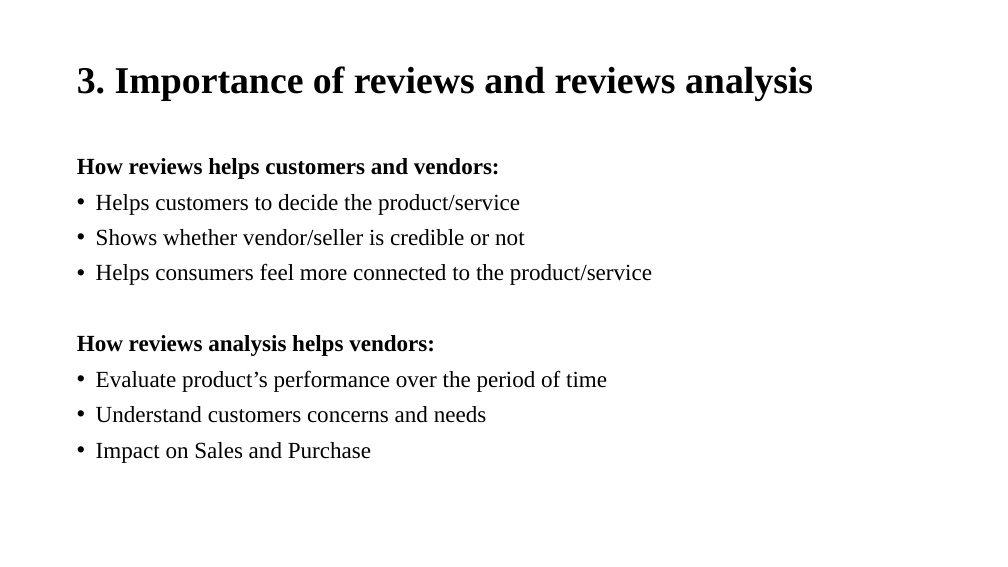
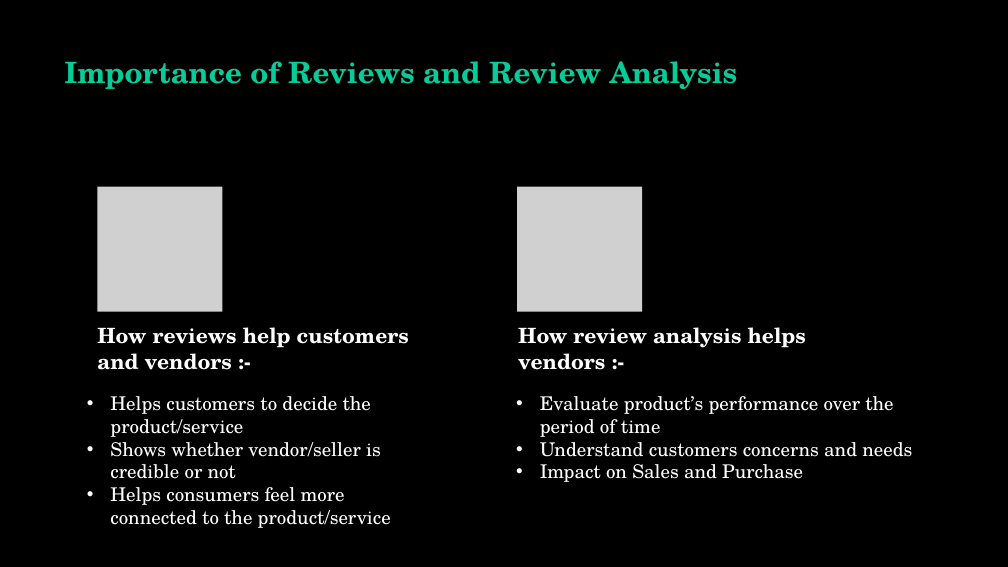
Before and after one commit to vibhutivadje/Text_Mining_Project, a slide deck: slide 8 of Text_Mining_Presentation.pptx (slide 1 before the commit). Drawn at 1008x567 pixels with LibreOffice and Linux fonts; fonts in the diff are those of the drawing; grey boxes stand for pictures; background and template pictures are left out. Boxes give left, top, right and bottom in pixels: in the first picture for what was removed or moved away, otherwise in the second. Text is boxed around its words. In the diff, an @@ line names an element or a change of style, - is before the commit and + after.

```diff
--- a/Text_Mining_Presentation.pptx
+++ b/Text_Mining_Presentation.pptx
@@ background #FFFFFF to picture (left out) @@
@@ text "Importance of Reviews and Review ..." at bbox=[64, 61, 738, 89]: vertical alignment middle to bottom @@
@@ text at bbox=[64, 61, 738, 89]: text changed; size 36 to 28 pt; font Times New Roman to TeX Gyre Schola; text colour #000000 to #07CB98 @@
-3. Importance of reviews and reviews analysis
+Importance of Reviews and Review Analysis
@@ text removed at bbox=[77, 158, 652, 463] @@
-How reviews helps customers and vendors:
-• Helps customers to decide the product/service
-• Shows whether vendor/seller is credible or not
-• Helps consumers feel more connected to the product/service
-How reviews analysis helps vendors:
-• Evaluate product’s performance over the period of time
-• Understand customers concerns and needs
-• Impact on Sales and Purchase
@@ group added at bbox=[97, 187, 806, 370]: 2 pictures, 2 texts @@
+How reviews help customers and vendors :-
+How review analysis helps vendors :-
@@ text added at bbox=[110, 396, 391, 528], 18 pt, text #FFFFFF @@
+• Helps customers to decide the product/service
+• Shows whether vendor/seller is credible or not
+• Helps consumers feel more connected to the product/service
@@ text added at bbox=[540, 396, 912, 482], 18 pt, text #FFFFFF @@
+• Evaluate product’s performance over the period of time
+• Understand customers concerns and needs
+• Impact on Sales and Purchase
```
Also in this commit, not shown: 1 other slide changed, 22 slides added, 1 slide removed.
